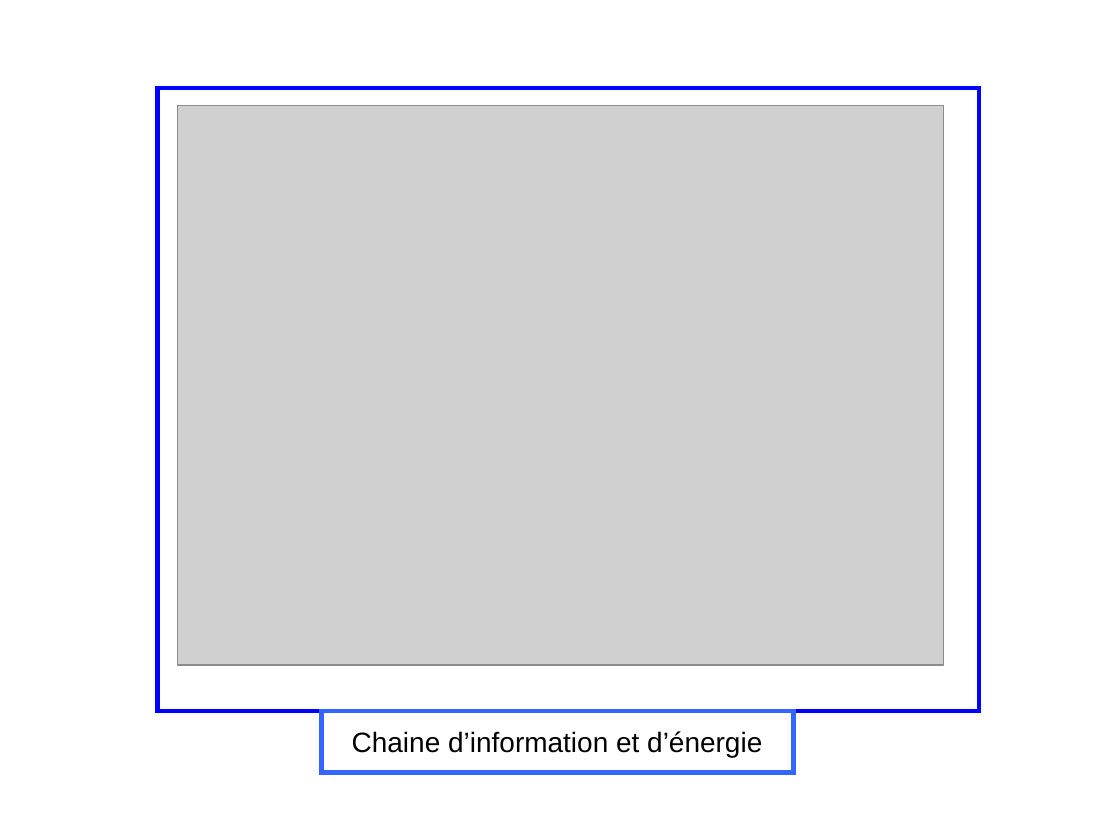
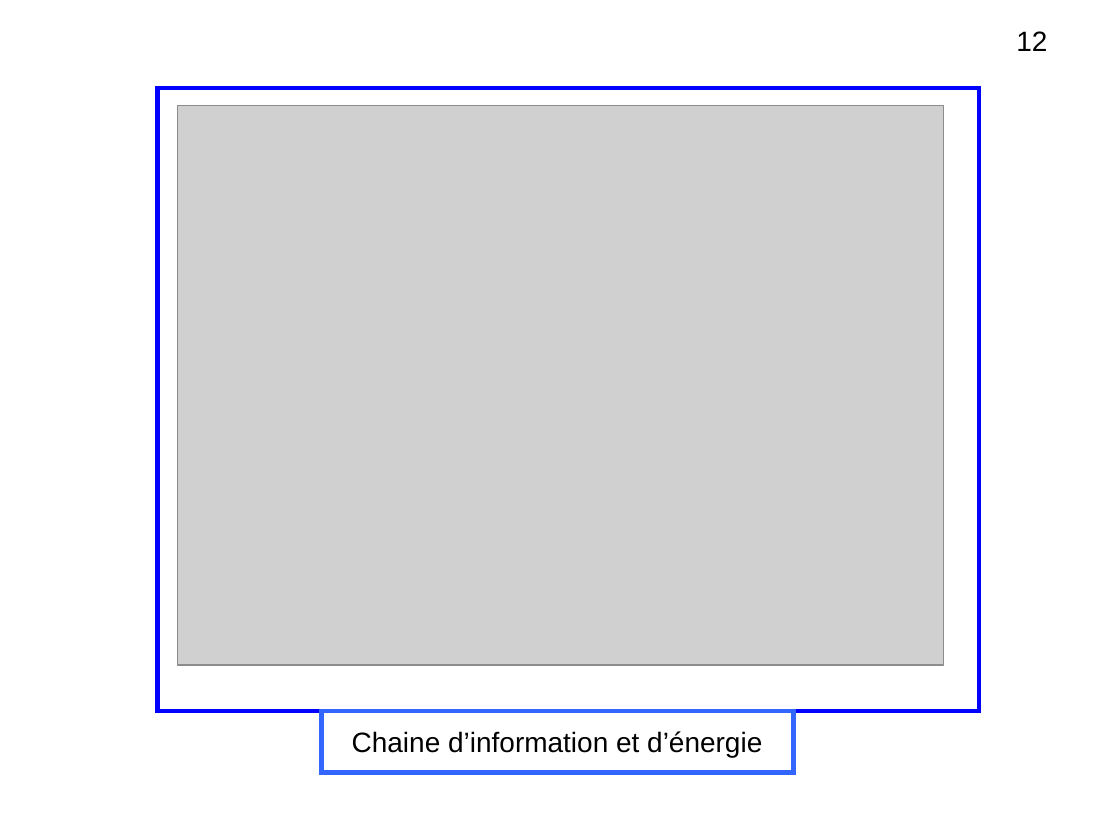
Before and after one commit to lesliesam96/Projet-STI2D, a slide deck: slide 12 of hugo/diapo_R2.odp. Drawn at 1120x840 pixels with LibreOffice and Linux fonts; fonts in the diff are those of the drawing; grey boxes stand for pictures. Boxes give left, top, right and bottom in pixels: in the first picture for what was removed or moved away, otherwise in the second. Text is boxed around its words. In the diff, an @@ line names an element or a change of style, - is before the commit and + after.

```diff
--- a/hugo/diapo_R2.odp
+++ b/hugo/diapo_R2.odp
@@ text added at box(1016, 31, 1047, 51), 18 pt, text #000000 @@
+12
```
Also in this commit, not shown: 7 other slides changed.
